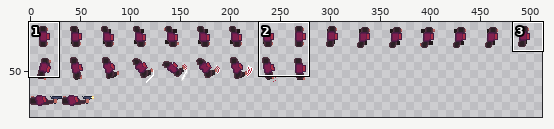
One commit to this sprite sheet: Bigline Miami/textures/player-spritesheet.png. The first picture is a wide view before the edit; the outline marks the close-up.
Close-up. Before:
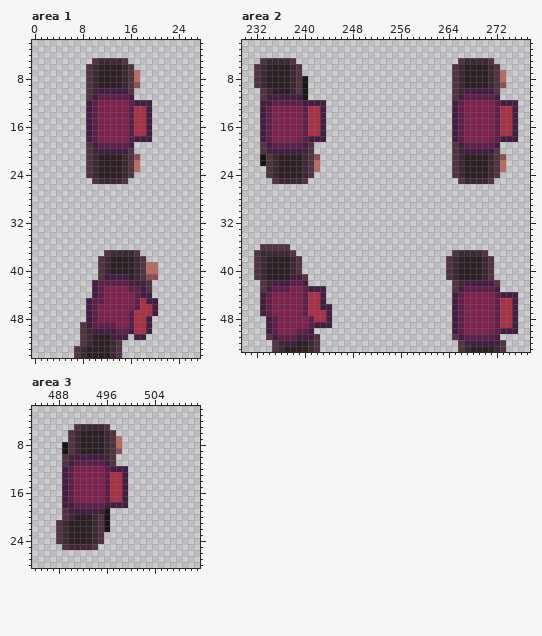
The file is 512x96 pixels. Shown: area 1: x 0..27, y 2..54; area 2: x 230..277, y 2..53; area 3: x 484..511, y 2..28. The wide view leaves out empty margins. The commit also changed other parts of the picture, which this record leaves out.
New version:
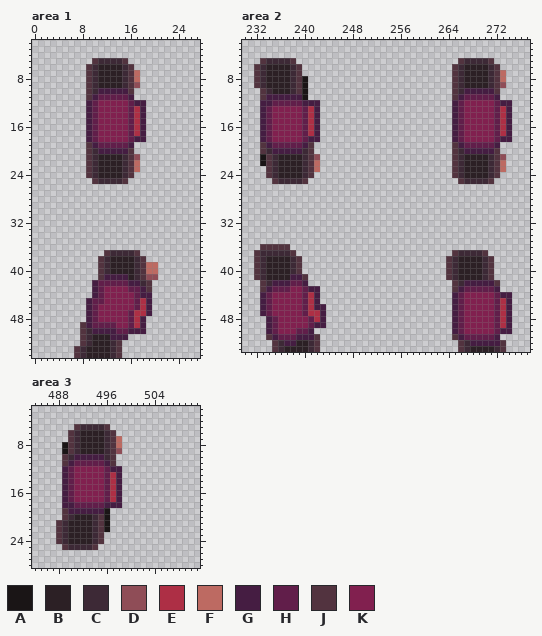
Palette (. is transparent): A #1a1516  B #2c2025  C #3d2936  D #8f4d57  E #ad2f45  F #bd6a62  G #451d42  H #611e4a  J #52333f  K #81204f
What changed:
Area 1:
y 12: x 19 G -> .
y 13..17: x 18..19 EG -> G.
y 18: x 19 G -> .
y 45: x 20 G -> .
y 46..47: x 19..20 EG -> G.
y 48..49: x 18..19 EG -> G.
y 50: x 17..19 EEG -> GG.
y 51: x 17..18 GG -> ..
Area 2:
y 12: x 243 G -> .; x 275 G -> .
y 13..17: x 242..243 EG -> G.; x 274..275 EG -> G.
y 18: x 243 G -> .; x 275 G -> .
y 43: x 243 G -> .
y 44: x 242..243 EG -> G.; x 275 G -> .
y 45: x 242..243 EG -> G.; x 274..275 EG -> G.
y 46: x 242 E -> G; x 244 G -> .; x 274..275 EG -> G.
y 47..48: x 243..244 EG -> G.; x 274..275 EG -> G.
y 49: x 244 G -> .; x 274..275 EG -> G.
y 50: x 275 G -> .
Area 3:
y 12: x 499 G -> .
y 13..17: x 498..499 EG -> G.
y 18: x 499 G -> .
Pixel boxes of the changes (left, top, right, bottom) in both close-ups:
changed: (140, 100, 152, 142)
changed: (134, 298, 158, 340)
changed: (314, 100, 326, 142)
changed: (506, 100, 518, 142)
changed: (314, 286, 332, 328)
changed: (506, 292, 518, 334)
changed: (116, 466, 128, 508)
